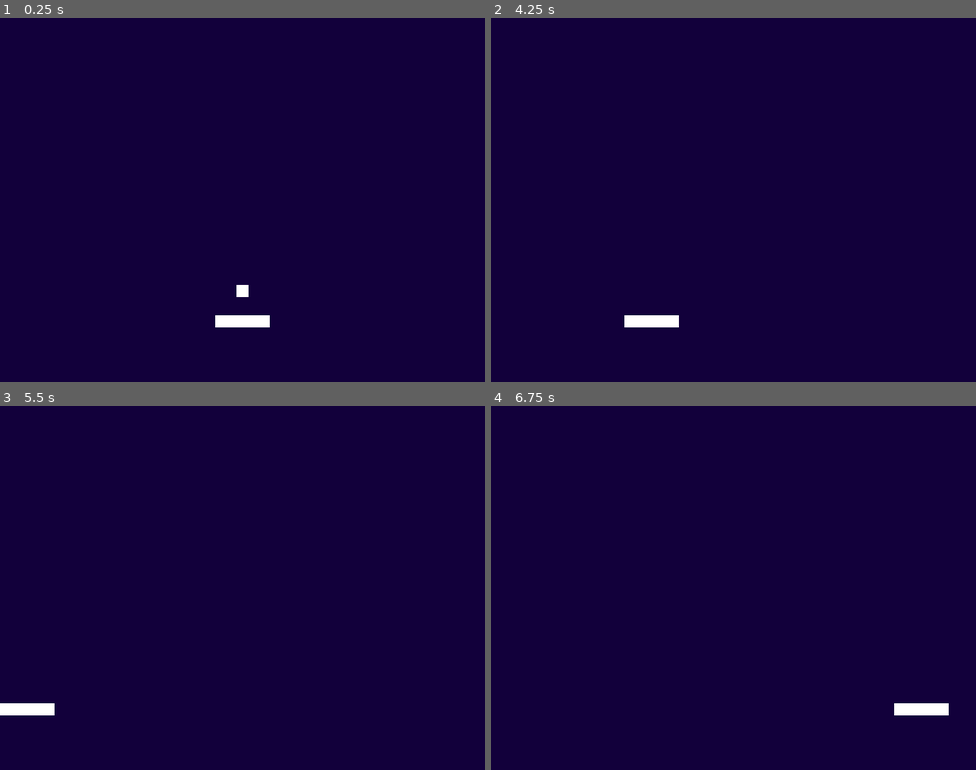
Above: before the commit, frames 1-4 (two rows, left to right).
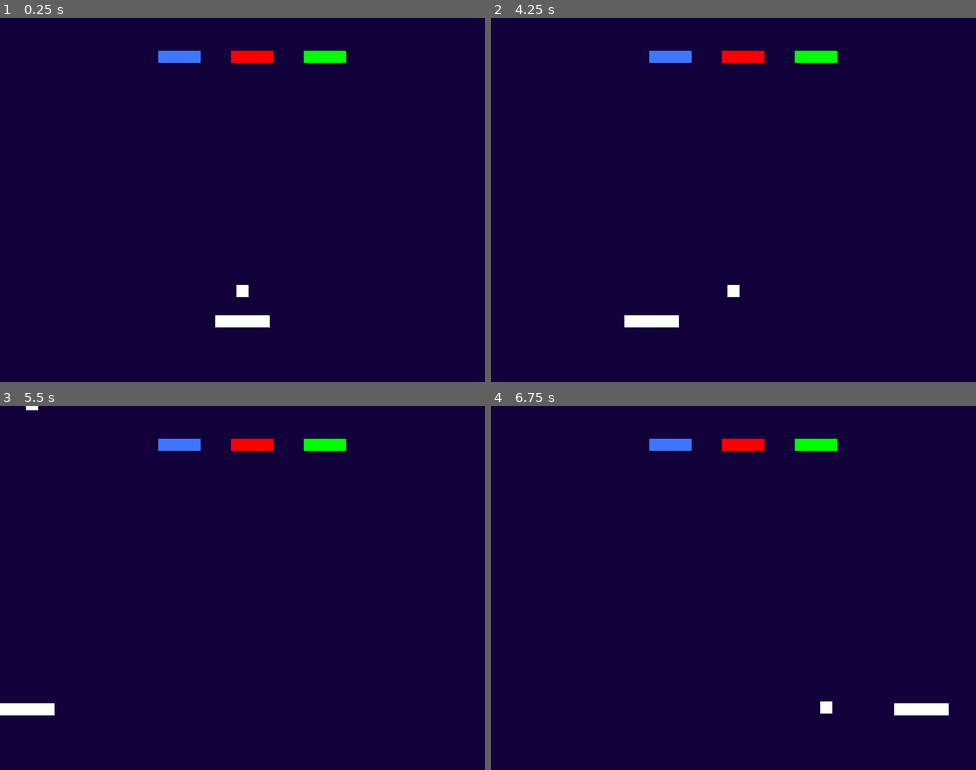
Above: after the commit, the same moments.

Repository: Gui-dev/breakout-game
Game: Godot game, scene res://src/levels/level_01.tscn
Same seed, same stepped clock (60 frames per second), same inputs: the game is played once before the commit and once after it. The project has no main scene, so this scene is started directly.
Inputs:
- Up to frame 1 (0.25 s): no input
- Up to frame 2 (4.25 s): tap Enter at 0.5 s; hold D (move_right) 0.53-1.28 s; tap Space (throw-ball) every 0.75 s from 0.6 to 3.6 s; hold A (move_left) 1.28-2.03 s; hold D (move_right) 2.03-3.53 s; hold A (move_left) from 3.53 s (still down)
- Up to frame 3 (5.5 s): keep holding A (move_left); tap Space (throw-ball) at 4.35, 5.1 s
- Up to frame 4 (6.75 s): release A (move_left) at 5.78 s; hold D (move_right) from 5.78 s (still down); tap Space (throw-ball) at 5.85, 6.6 s

The runs differ from the first frame. In frame 1, 0.9% of the frame differs, in the area x 32-72%, y 9-13%; in frame 2, 1.0%, in the area x 32-72%, y 9-77%; in frame 3, 0.9%; in frame 4, 1.0%.

Commit message:
feat: add block

Diff:
--- a/src/ball/ball.tscn
+++ b/src/ball/ball.tscn
@@ -5,10 +5,11 @@
 
 [sub_resource type="RectangleShape2D" id="RectangleShape2D_et4pn"]
 
-[node name="ball" type="Area2D"]
+[node name="ball" type="Area2D" node_paths=PackedStringArray("ball_timer")]
 collision_layer = 8
 collision_mask = 7
 script = ExtResource("1_dtc2c")
+ball_timer = NodePath("timer")
 
 [node name="sprite" type="Sprite2D" parent="."]
 texture = ExtResource("1_sw7xq")
@@ -16,4 +17,8 @@
 [node name="collision" type="CollisionShape2D" parent="."]
 shape = SubResource("RectangleShape2D_et4pn")
 
+[node name="timer" type="Timer" parent="."]
+one_shot = true
+
 [connection signal="body_entered" from="." to="." method="_on_body_entered"]
+[connection signal="timeout" from="timer" to="." method="_on_timer_timeout"]
--- a/src/ball/scripts/ball.gd
+++ b/src/ball/scripts/ball.gd
@@ -3,11 +3,18 @@
 
 
 var initial_position: Vector2 = Vector2(400, 450)
-var initial_direction: Vector2 = Vector2(0, 0)
-var new_direction: Vector2 = Vector2(0, 0)
+var initial_direction: Vector2 = Vector2.ZERO
+var new_direction: Vector2 = Vector2.ZERO
 var first_throw: bool = true
+var ball_fell: bool = false
+var screen_minimum_size_x: float = 1
+var screen_maximum_size_x: float = 790
+var screen_minimum_size_y: float = 1
+var screen_maximum_size_y: float = 590
 @export_category("variables")
 @export var ball_speed: float = 400.0
+@export_category("objects")
+@export var ball_timer: Timer = null
 
 
 func _ready() -> void:
@@ -39,13 +46,30 @@
 
 
 func verify_ball_position() -> void:
-  if position.y <= 590:
-    if position.y < 1:
+  if position.y <= screen_maximum_size_y:
+    if position.y < screen_minimum_size_y:
       new_direction.y *= -1
-    if position.x < 1 or position.x > 790:
+    if position.x < screen_minimum_size_x or position.x > screen_maximum_size_x:
       new_direction.x *= -1
+  if position.y > screen_maximum_size_y and not ball_fell:
+    ball_timer.start()
+    ball_fell = true
+
+
+func ball_left_screen() -> void:
+  new_direction = Vector2.ZERO
+  first_throw = true
+  reset_ball()
 
 
 func _on_body_entered(body: StaticBody2D) -> void:
   if body.is_in_group("player"):
     new_direction.y *= -1
+  if body.is_in_group("block"):
+    body.hit_damage()
+    new_direction.y *= -1
+
+
+func _on_timer_timeout():
+  ball_left_screen()
+  ball_fell = false
--- /dev/null
+++ b/src/blocks/block.tscn
@@ -0,0 +1,19 @@
+[gd_scene load_steps=4 format=3 uid="uid://bupv4uvvl2hkl"]
+
+[ext_resource type="Script" path="res://src/blocks/scripts/block.gd" id="1_iy8g0"]
+[ext_resource type="Texture2D" uid="uid://bl8hxeuvidrg3" path="res://assets/sprites/bloco.png" id="1_na3j3"]
+
+[sub_resource type="RectangleShape2D" id="RectangleShape2D_3gs1t"]
+size = Vector2(70, 20)
+
+[node name="block" type="StaticBody2D" groups=["block"]]
+script = ExtResource("1_iy8g0")
+_block_color_red = Color(1, 0, 0, 1)
+_block_color_green = Color(0, 1, 0, 1)
+_block_color_blue = Color(0.239216, 0.462745, 1, 1)
+
+[node name="sprite" type="Sprite2D" parent="."]
+texture = ExtResource("1_na3j3")
+
+[node name="collision" type="CollisionShape2D" parent="."]
+shape = SubResource("RectangleShape2D_3gs1t")
--- /dev/null
+++ b/src/blocks/scripts/block.gd
@@ -0,0 +1,33 @@
+extends StaticBody2D
+class_name Block
+
+
+@export_category("variables")
+@export var _block_health: int = 1
+@export_category("objects")
+@export var _block_color_red: Color
+@export var _block_color_green: Color
+@export var _block_color_blue: Color
+
+
+func _ready():
+  _update_color()
+
+
+func hit_damage() -> void:
+  _block_health -= 1
+  if _block_health >= 1:
+    _update_color()
+  if _block_health <= 0:
+    queue_free()
+
+
+func _update_color() -> void:
+  if _block_health == 3:
+    modulate = _block_color_green
+  elif _block_health == 2:
+    modulate = _block_color_blue
+  elif _block_health == 1:
+    modulate = _block_color_red
+  else:
+    modulate = Color.WHITE
--- a/src/levels/level_01.tscn
+++ b/src/levels/level_01.tscn
@@ -1,6 +1,7 @@
-[gd_scene load_steps=4 format=3 uid="uid://6nqhoeyt43qi"]
+[gd_scene load_steps=5 format=3 uid="uid://6nqhoeyt43qi"]
 
 [ext_resource type="Texture2D" uid="uid://cmh6u8akc6s4i" path="res://assets/sprites/campo-roxo.png" id="1_udvl0"]
+[ext_resource type="PackedScene" uid="uid://bupv4uvvl2hkl" path="res://src/blocks/block.tscn" id="2_8pir8"]
 [ext_resource type="PackedScene" uid="uid://cckff24ykshux" path="res://src/player/player.tscn" id="2_prfhf"]
 [ext_resource type="PackedScene" uid="uid://dvl6qscrvxciv" path="res://src/ball/ball.tscn" id="3_fdbp0"]
 
@@ -10,6 +11,19 @@
 position = Vector2(400, 300)
 texture = ExtResource("1_udvl0")
 
+[node name="blocks" type="Node2D" parent="."]
+
+[node name="block" parent="blocks" instance=ExtResource("2_8pir8")]
+position = Vector2(416, 64)
+
+[node name="block2" parent="blocks" instance=ExtResource("2_8pir8")]
+position = Vector2(296, 64)
+_block_health = 2
+
+[node name="block3" parent="blocks" instance=ExtResource("2_8pir8")]
+position = Vector2(536, 64)
+_block_health = 3
+
 [node name="player" parent="." instance=ExtResource("2_prfhf")]
 position = Vector2(400, 500)
 
